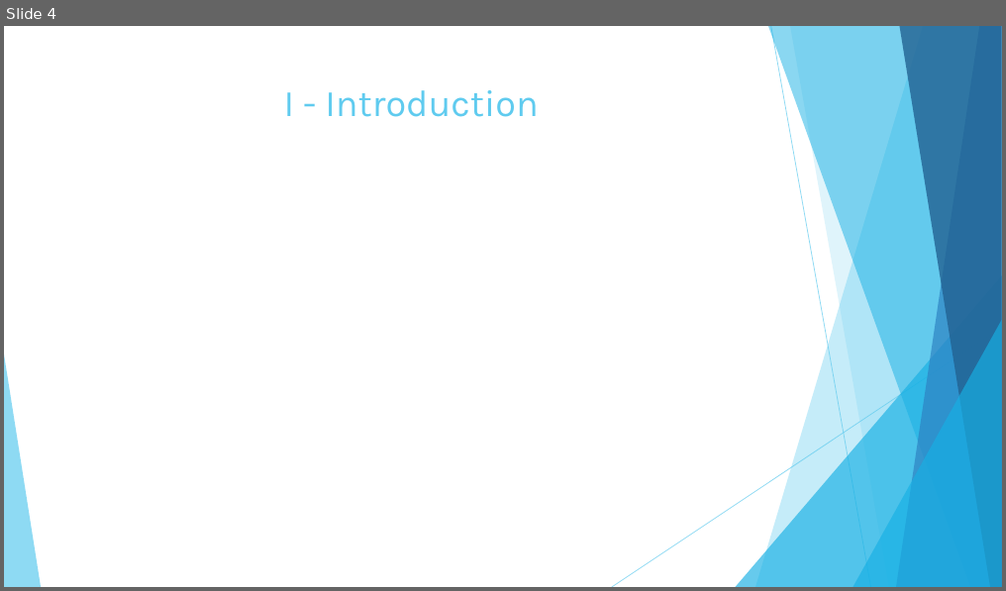
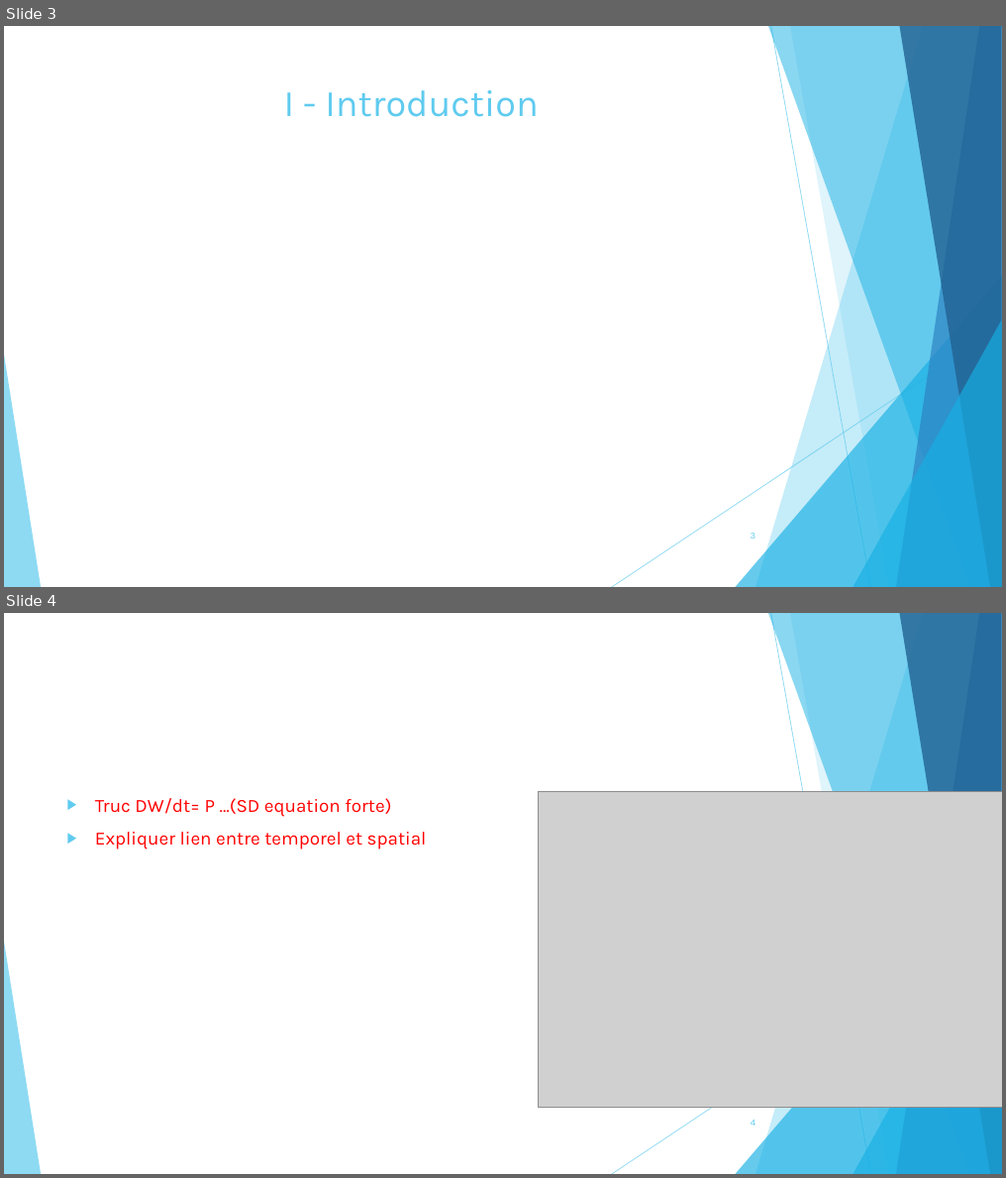
Before and after one commit to pierreXVI/PIE, a slide deck: oral_presentation/Oral_presentation_12_02_2019.pptx. Shown one above the other, each under a label of ours: slide 4 before the commit, slides 3 and 4 after it. The pictures are 1006x591 and 1006x1178 pixels, drawn with LibreOffice and Linux fonts; fonts in the diff are those of the drawing; grey boxes stand for pictures. Boxes give left, top, right and bottom in pixels: in the first picture for what was removed or moved away, otherwise in the second. Text is boxed around its words. In the diff, an @@ line names an element or a change of style, - is before the commit and + after.

```diff
--- a/oral_presentation/Oral_presentation_12_02_2019.pptx
+++ b/oral_presentation/Oral_presentation_12_02_2019.pptx
@@ slide 4 added at bbox=[4, 613, 1002, 1174], background #FFFFFF; not listed: 10 template elements that a slide beside it also shows @@
@@ text added at bbox=[95, 798, 427, 850], 18 pt, text #FF0000 @@
+▶ Truc DW/dt= P …(SD equation forte)
+▶ Expliquer lien entre temporel et spatial
@@ picture added at bbox=[538, 791, 1002, 1107] @@
@@ page number added at bbox=[750, 1120, 755, 1126], 9 pt, text #5FCBEF @@
+4
@@ what was slide 4 is now slide 3 @@
@@ slide 3 changed as well @@
@@ page number added at bbox=[750, 533, 756, 539], 9 pt, text #5FCBEF @@
+3
```
Also in this commit, not shown: 20 other slides changed, 4 other slides added, 1 slide removed.
